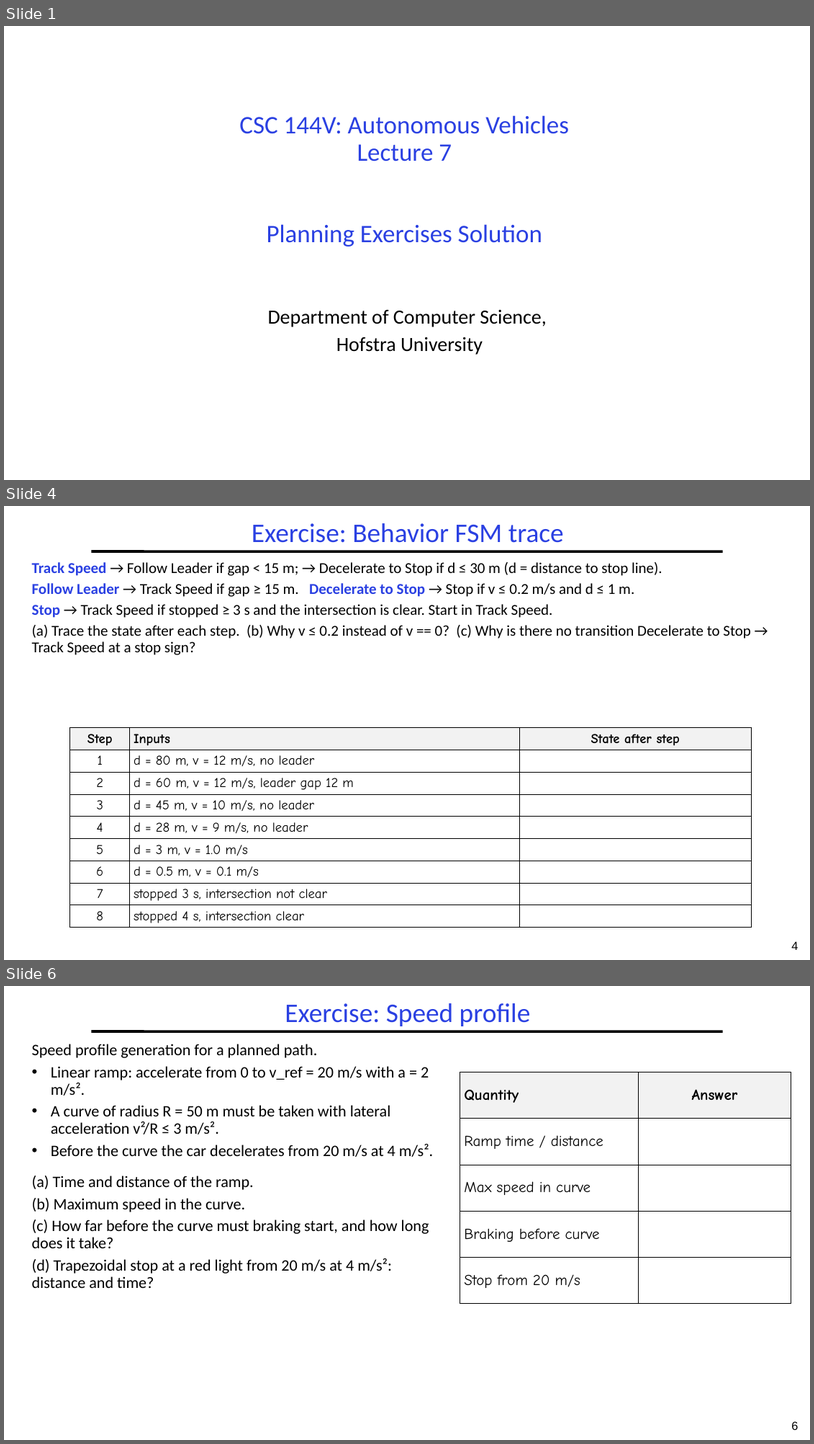
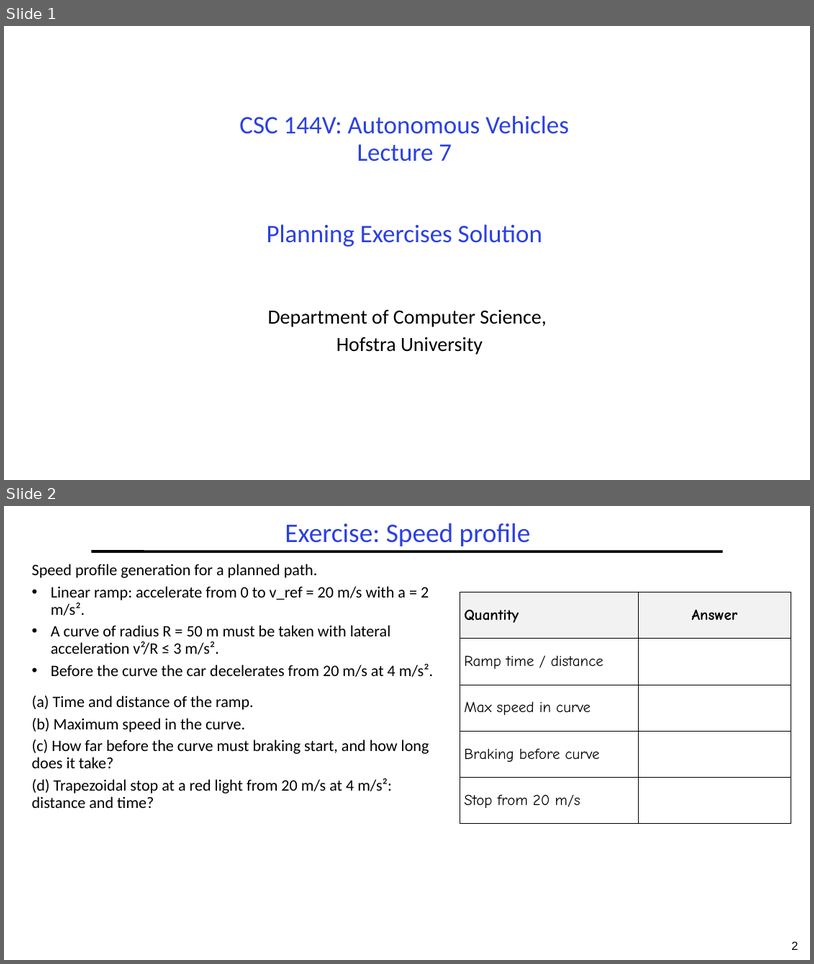
Before and after one commit to guhofstra/CSC144V, a slide deck: Exercises/L7-Exercises ANS.pptx. Shown one above the other, each under a label of ours: slides 1, 4 and 6 before the commit, slides 1 and 2 after it; the slides between them are not shown. The pictures are 814x1444 and 814x964 pixels, drawn with LibreOffice and Linux fonts; fonts in the diff are those of the drawing. Boxes give left, top, right and bottom in pixels: in the first picture for what was removed or moved away, otherwise in the second. Text is boxed around its words. In the diff, an @@ line names an element or a change of style, - is before the commit and + after.

```diff
--- a/Exercises/L7-Exercises ANS.pptx
+++ b/Exercises/L7-Exercises ANS.pptx
@@ slide 4 removed at [4, 506, 810, 960], background #FFFFFF; not listed: 2 template elements that a slide beside it also shows @@
@@ title removed at [252, 523, 564, 543] @@
-Exercise: Behavior FSM trace
@@ text removed at [32, 562, 751, 655] @@
-Track Speed → Follow Leader if gap < 15 m; → Decelerate to Stop if d ≤ 30 m (d = distance to stop line).
-Follow Leader → Track Speed if gap ≥ 15 m. Decelerate to Stop → Stop if v ≤ 0.2 m/s and d ≤ 1 m.
-Stop → Track Speed if stopped ≥ 3 s and the intersection is clear. Start in Track Speed.
-(a) Trace the state after each step. (b) Why v ≤ 0.2 instead of v == 0? (c) Why is there no transition Decelerate to Stop → Track Speed at a stop sign?
@@ table removed at [70, 728, 751, 927], 9 rows, 3 columns @@
-Step | Inputs | State after step
-1 | d = 80 m, v = 12 m/s, no leader | 
-2 | d = 60 m, v = 12 m/s, leader gap 12 m | 
-3 | d = 45 m, v = 10 m/s, no leader | 
-4 | d = 28 m, v = 9 m/s, no leader | 
-5 | d = 3 m, v = 1.0 m/s | 
-6 | d = 0.5 m, v = 0.1 m/s | 
-7 | stopped 3 s, intersection not clear | 
-8 | stopped 4 s, intersection clear | 
@@ what was slide 6 is now slide 2 @@
@@ page number at [792, 941, 798, 950]: text changed @@
-6
+2
```
Also in this commit, not shown: 5 other slides removed, 19 other files.
